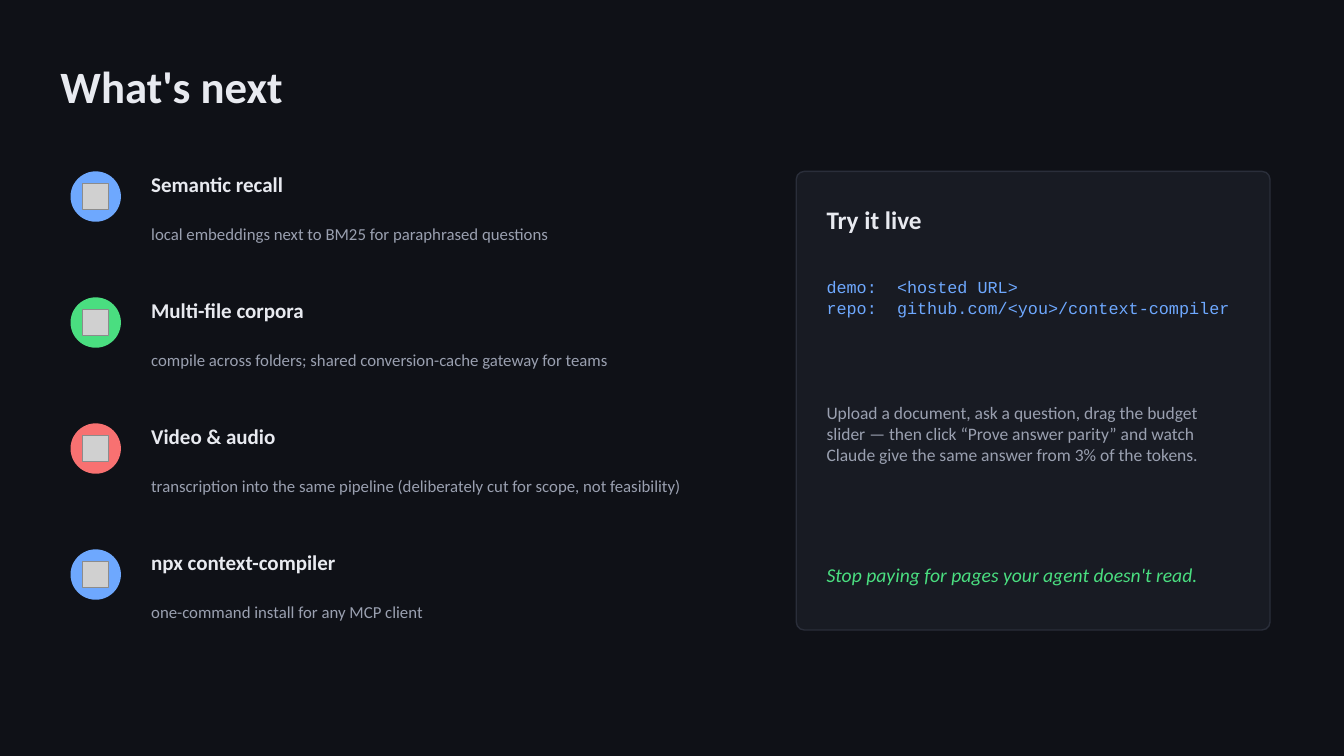
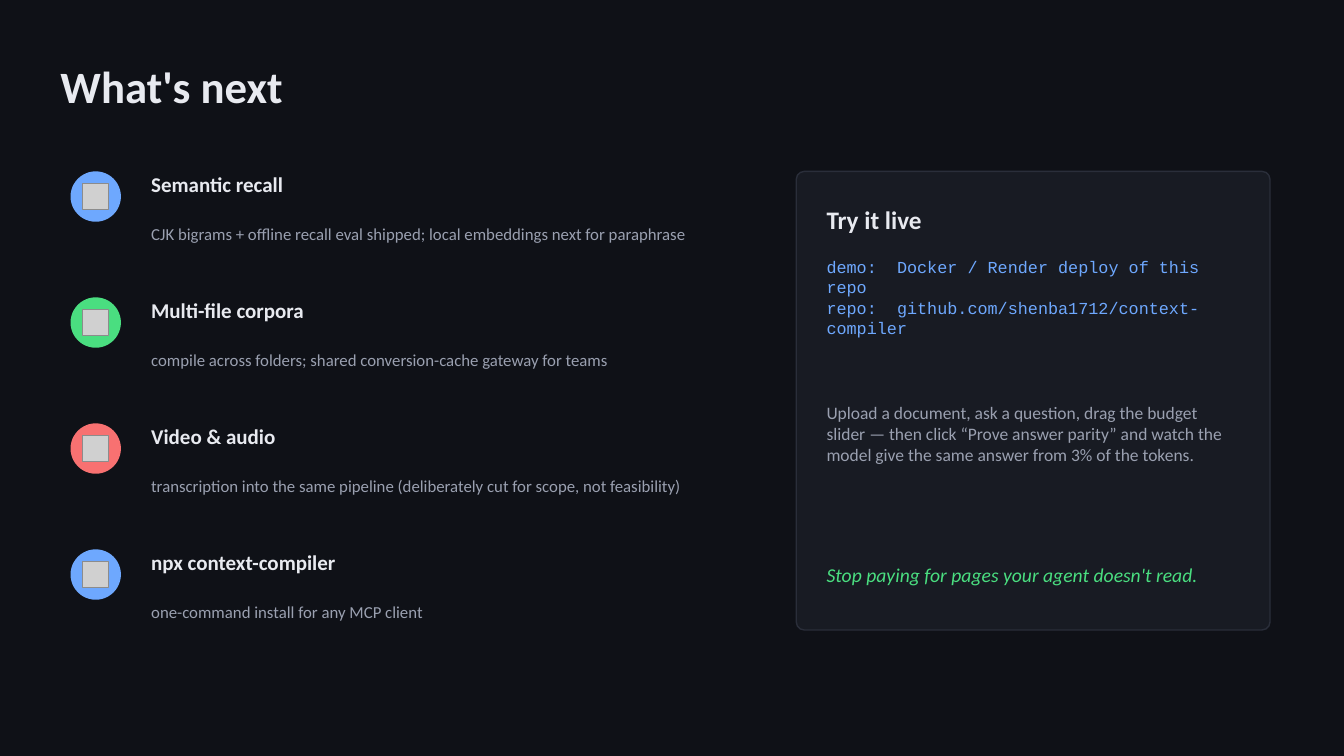
Before and after one commit to shenba1712/context-compiler, a slide deck: slide 6 of pitch/context-compiler-pitch.pptx. Drawn at 1344x756 pixels with LibreOffice and Linux fonts; fonts in the diff are those of the drawing; grey boxes stand for pictures. Boxes give left, top, right and bottom in pixels: in the first picture for what was removed or moved away, otherwise in the second. Text is boxed around its words. In the diff, an @@ line names an element or a change of style, - is before the commit and + after.

Commit message:
pitch

```diff
--- a/pitch/context-compiler-pitch.pptx
+++ b/pitch/context-compiler-pitch.pptx
@@ text at (x1=151, y1=228, x2=685, y2=243): text changed @@
-local embeddings next to BM25 for paraphrased questions
+CJK bigrams + offline recall eval shipped; local embeddings next for paraphrase
@@ text at (x1=827, y1=261, x2=1199, y2=338): text changed @@
-demo: <hosted URL>
-repo: github.com/<you>/context-compiler
+demo: Docker / Render deploy of this repo
+repo: github.com/shenba1712/context-compiler
@@ text at (x1=827, y1=407, x2=1222, y2=464): text changed @@
-Upload a document, ask a question, drag the budget slider — then click “Prove answer parity” and watch Claude give the same answer from 3% of the tokens.
+Upload a document, ask a question, drag the budget slider — then click “Prove answer parity” and watch the model give the same answer from 3% of the tokens.
```
Also in this commit, not shown: 3 other slides changed.
